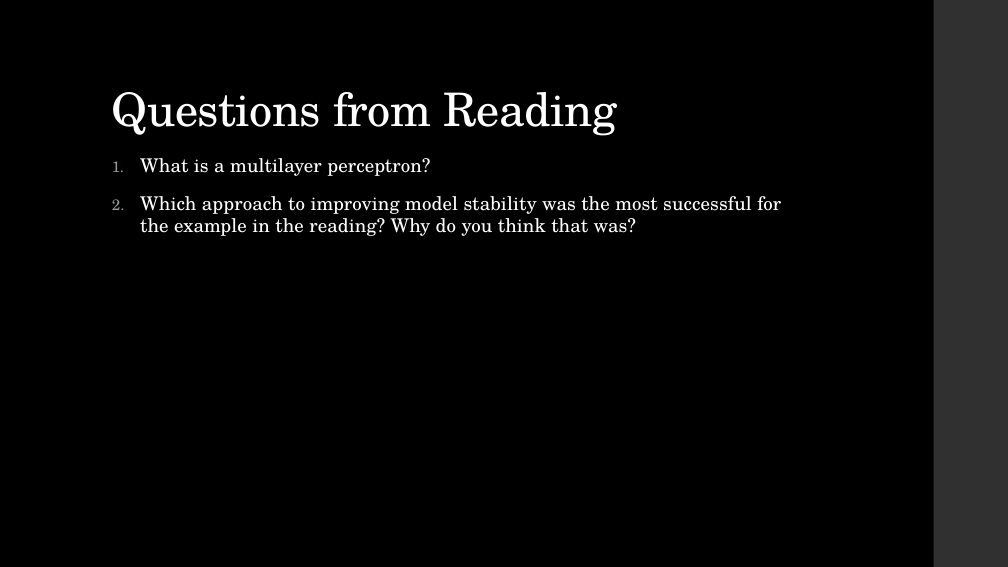
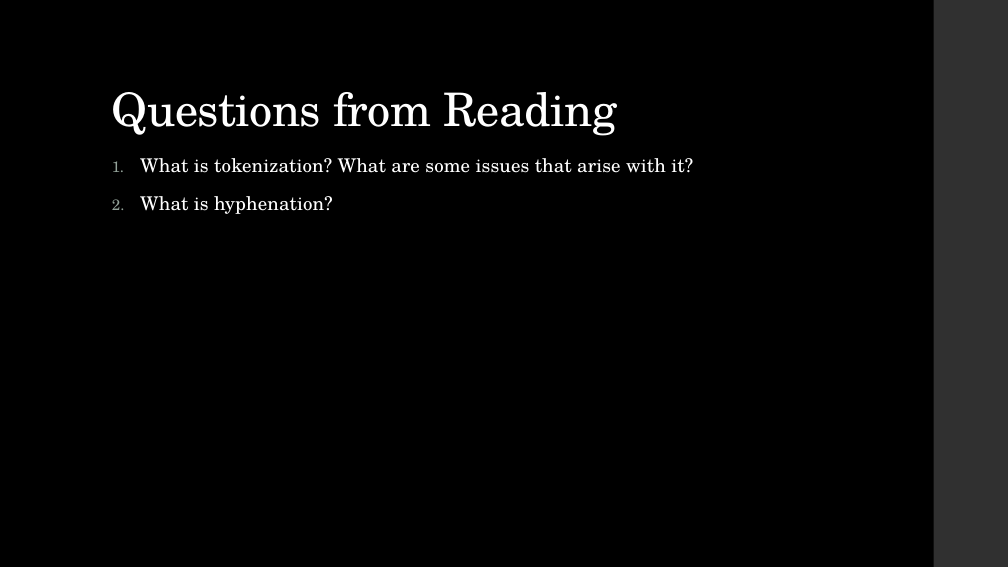
Before and after one commit to LaunchCoderGirlSTL/Data-Science-Assignments, a slide deck: slide 8 of course_material/week_20/week_20_presentation.pptx (slide 5 before the commit). Drawn at 1008x567 pixels with LibreOffice and Linux fonts; fonts in the diff are those of the drawing. Boxes give left, top, right and bottom in pixels: in the first picture for what was removed or moved away, otherwise in the second. Text is boxed around its words. In the diff, an @@ line names an element or a change of style, - is before the commit and + after.

```diff
--- a/course_material/week_20/week_20_presentation.pptx
+++ b/course_material/week_20/week_20_presentation.pptx
@@ text at bbox=[140, 158, 693, 214]: text changed @@
-1. What is a multilayer perceptron?
-2. Which approach to improving model stability was the most successful for the example in the reading? Why do you think that was?
+1. What is tokenization? What are some issues that arise with it?
+2. What is hyphenation?
```
Also in this commit, not shown: 2 other slides changed, 3 slides added, 2 other files.
